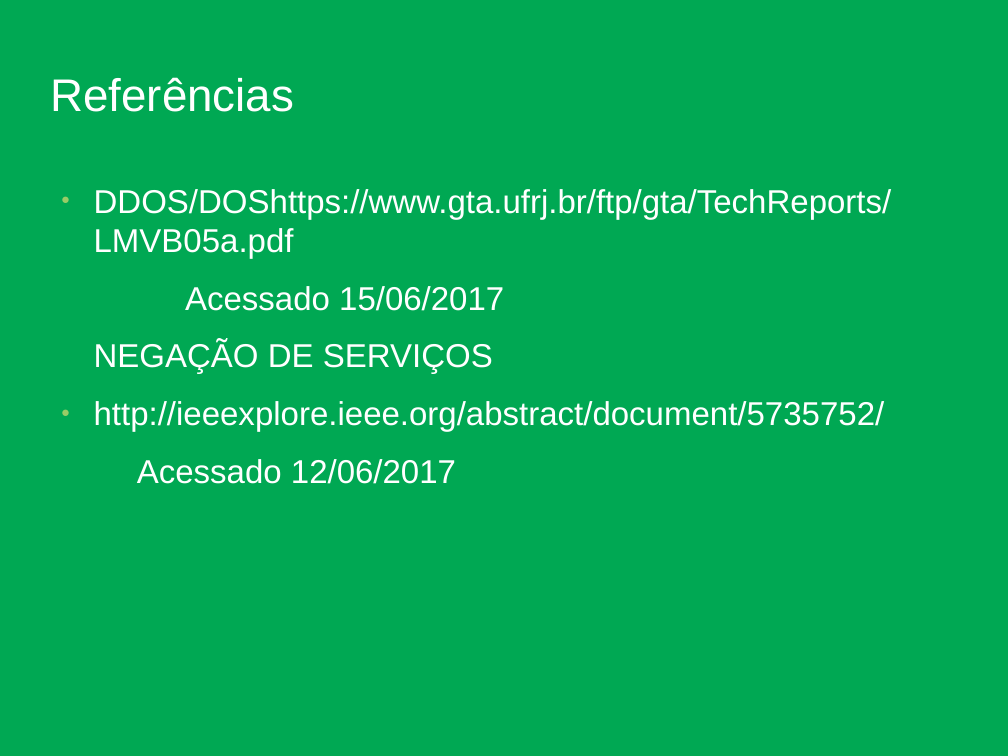
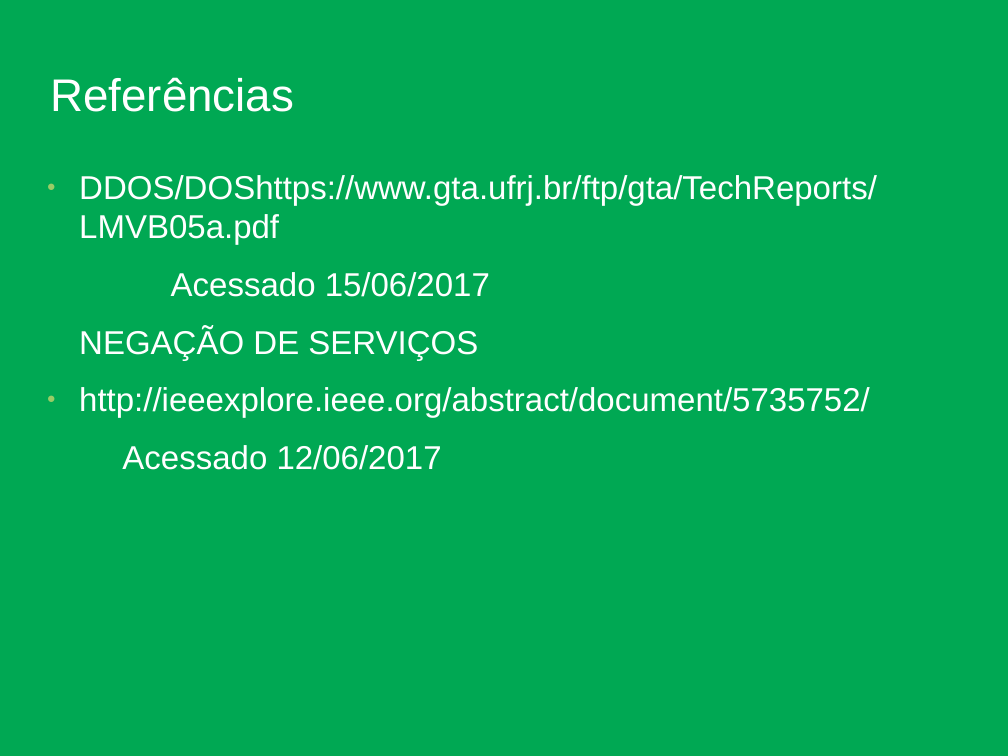
Before and after one commit to rafaelgov95/bitruncado, a slide deck: slide 13 of Apresentação/Lista-I/Sem título 1.odp (slide 12 before the commit). Drawn at 1008x756 pixels with LibreOffice and Linux fonts; fonts in the diff are those of the drawing; background and template pictures are left out. Boxes give left, top, right and bottom in pixels: in the first picture for what was removed or moved away, otherwise in the second. Text is boxed around its words. In the diff, an @@ line names an element or a change of style, - is before the commit and + after.

```diff
--- a/Apresentação/Lista-I/Sem título 1.odp
+++ b/Apresentação/Lista-I/Sem título 1.odp
@@ text "DDOS/DOShttps://www.gta.ufrj.br/ftp/gta/TechReports/LMVB05a. ..." moved from (x1=94, y1=189, x2=892, y2=484) to (x1=79, y1=175, x2=877, y2=470) @@
```
Also in this commit, not shown: 1 other slide changed, 1 slide added, 2 other files.
